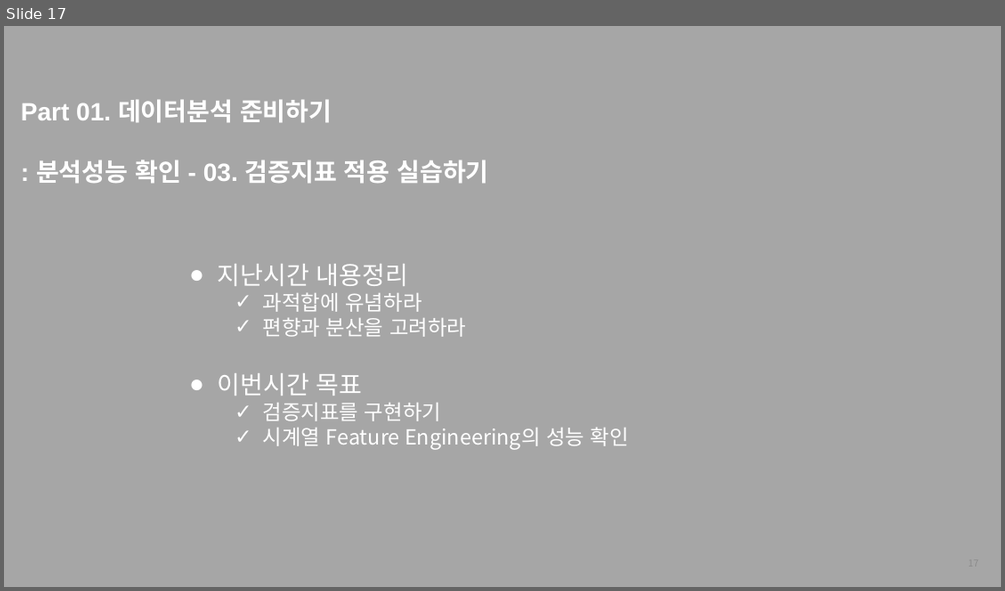
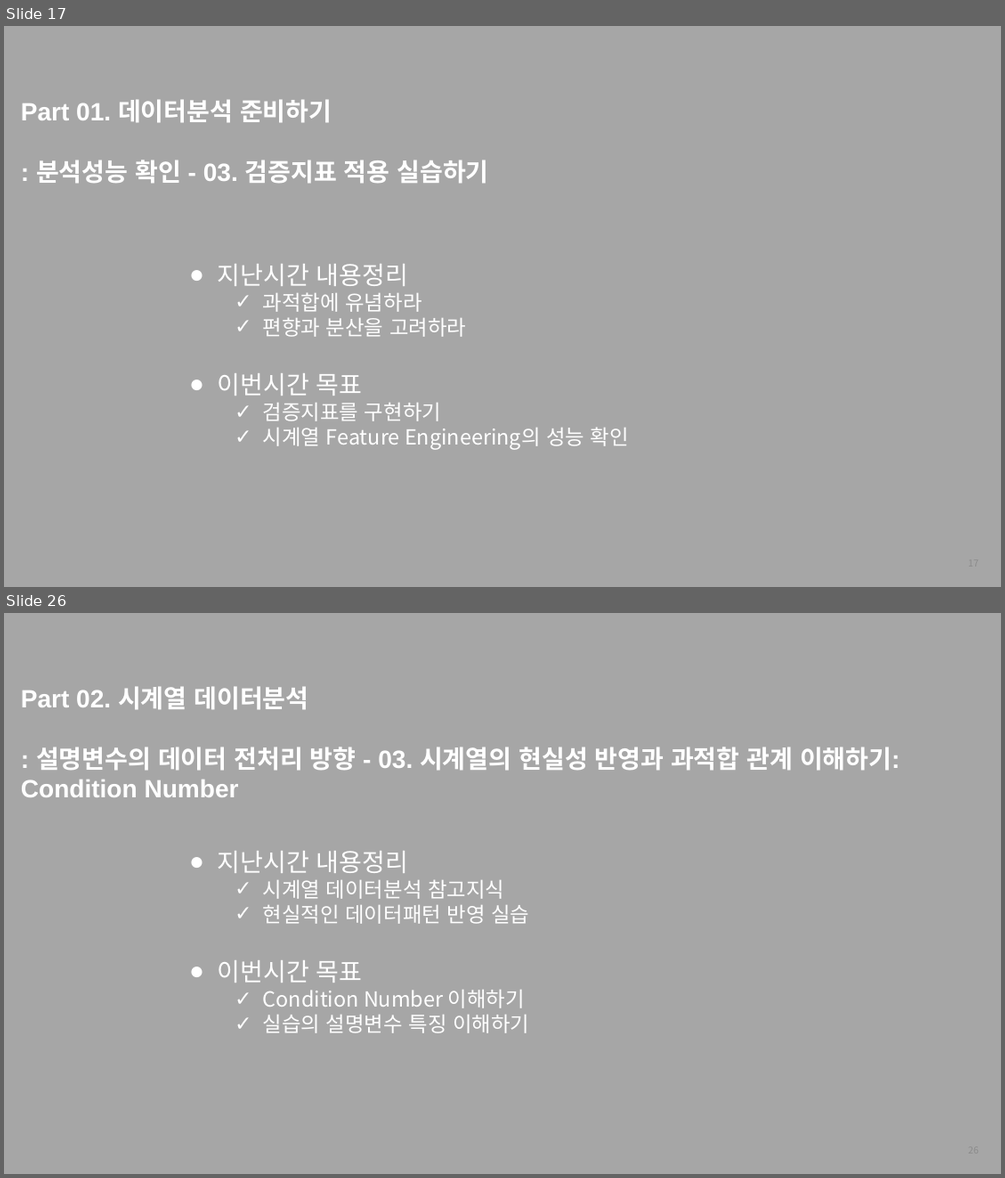
Before and after one commit to thekimk/All-About-Time-Series-Analysis, a slide deck: [FastCampus] 커리큘럼_김경원박사.pptx. Shown one above the other, each under a label of ours: slide 17 before the commit, slides 17 and 26 after it; the slides between them are not shown. The pictures are 1005x591 and 1005x1178 pixels, drawn with LibreOffice and Linux fonts; fonts in the diff are those of the drawing; background and template pictures are left out. Boxes give left, top, right and bottom in pixels: in the first picture for what was removed or moved away, otherwise in the second. Text is boxed around its words. In the diff, an @@ line names an element or a change of style, - is before the commit and + after.

```diff
--- a/[FastCampus] 커리큘럼_김경원박사.pptx
+++ b/[FastCampus] 커리큘럼_김경원박사.pptx
@@ slide 26 added at (4,613,1001,1174), background #A6A6A6 @@
@@ text added at (21,686,900,797), 24 pt, text #FFFFFF, bold @@
+Part 02. 시계열 데이터분석
+: 설명변수의 데이터 전처리 방향 - 03. 시계열의 현실성 반영과 과적합 관계 이해하기: Condition Number
@@ text added at (218,851,529,1033), 20 pt, text #FFFFFF @@
+● 지난시간 내용정리
+  ✓ 시계열 데이터분석 참고지식
+  ✓ 현실적인 데이터패턴 반영 실습
+● 이번시간 목표
+  ✓ Condition Number 이해하기
+  ✓ 실습의 설명변수 특징 이해하기
@@ page number added at (755,1135,987,1166), 9 pt, text #8C8C8C @@
+26
```
Also in this commit, not shown: 1 slide changed, 59 other slides added, 52 other files.
